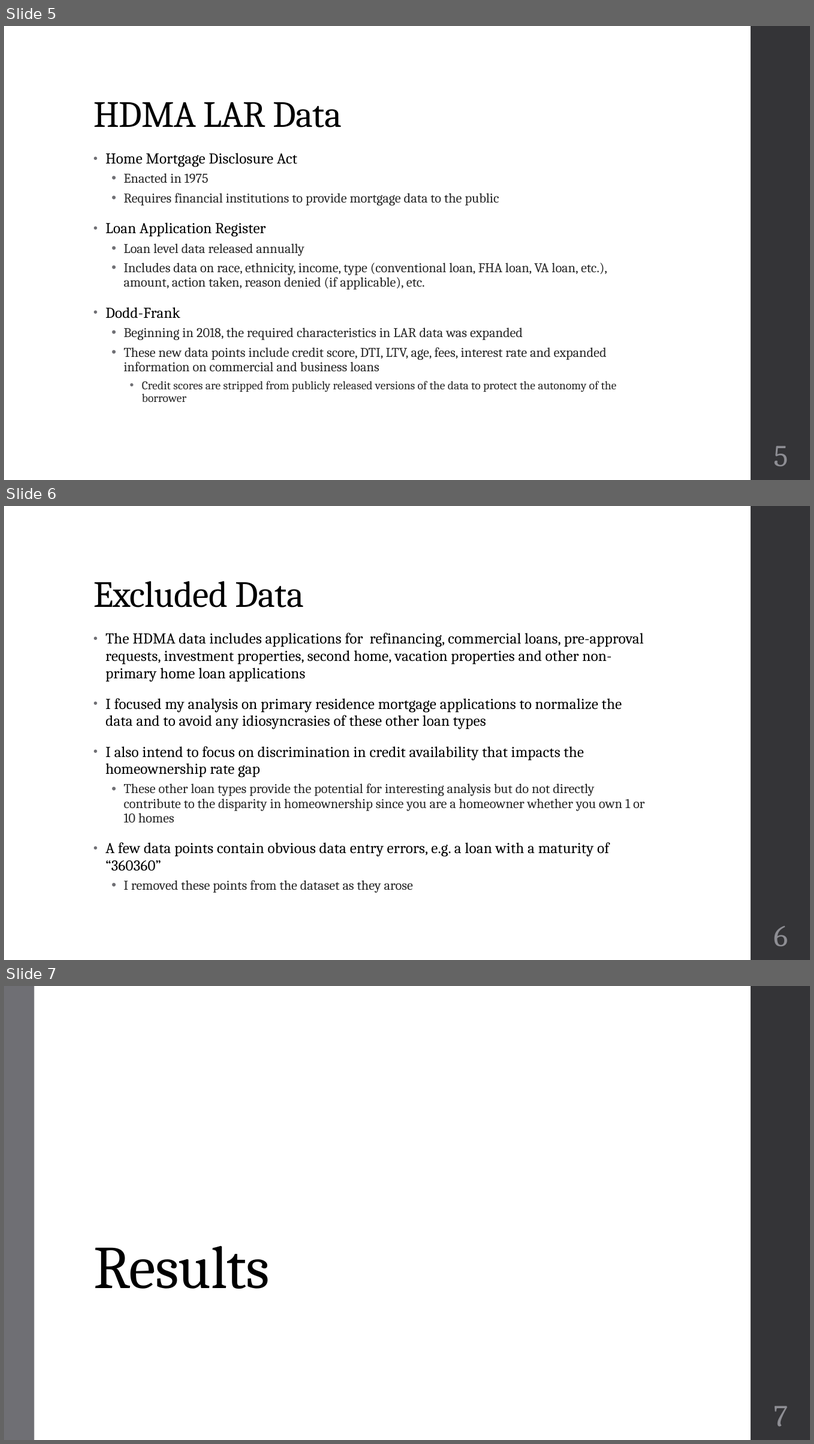
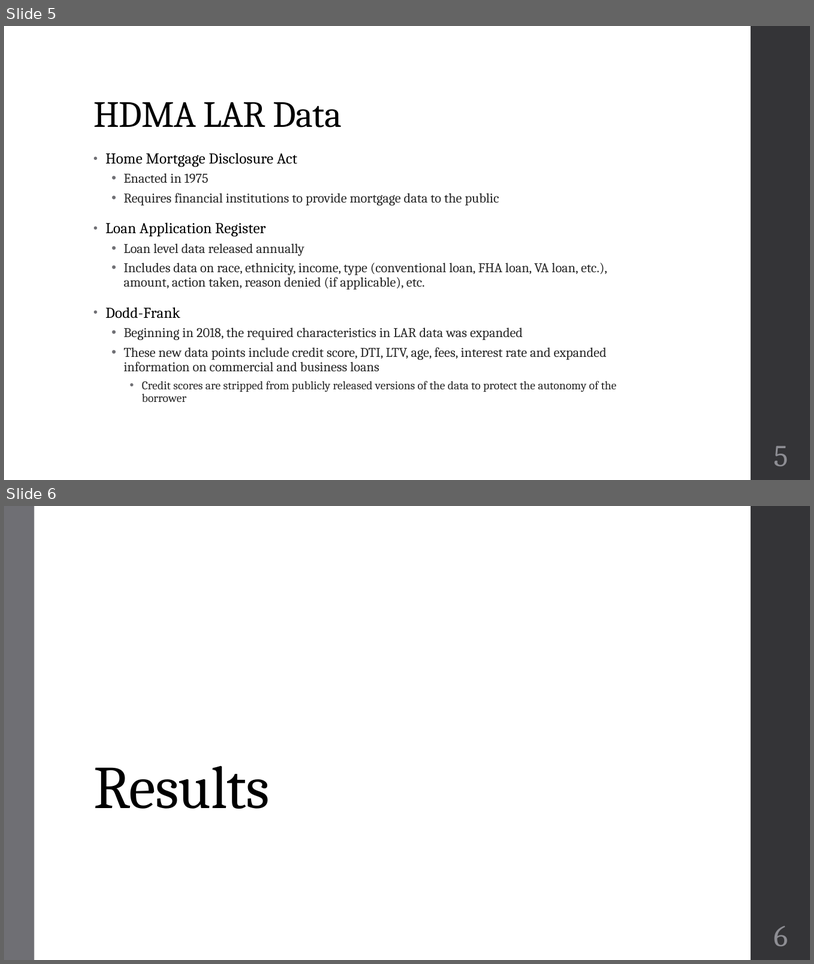
Before and after one commit to man44duke/Thesis, a slide deck: Paper/Checkpoints/02-06 Checkin.pptx. Shown one above the other, each under a label of ours: slides 5, 6 and 7 before the commit, slides 5 and 6 after it. The pictures are 814x1444 and 814x964 pixels, drawn with LibreOffice and Linux fonts; fonts in the diff are those of the drawing. Boxes give left, top, right and bottom in pixels: in the first picture for what was removed or moved away, otherwise in the second. Text is boxed around its words. In the diff, an @@ line names an element or a change of style, - is before the commit and + after.

```diff
--- a/Paper/Checkpoints/02-06 Checkin.pptx
+++ b/Paper/Checkpoints/02-06 Checkin.pptx
@@ slide 6 removed at <box>4,506,810,960</box>, background #FFFFFF; not listed: 1 template element that a slide beside it also shows @@
@@ title removed at <box>93,581,304,607</box> @@
-Excluded Data
@@ text removed at <box>105,633,645,892</box> @@
-• The HDMA data includes applications for refinancing, commercial loans, pre-approval requests, investment properties, second home, vacation properties and other non-primary home loan applications
-• I focused my analysis on primary residence mortgage applications to normalize the data and to avoid any idiosyncrasies of these other loan types
-• I also intend to focus on discrimination in credit availability that impacts the homeownership rate gap
-  • These other loan types provide the potential for interesting analysis but do not directly contribute to the disparity in homeownership since you are a homeowner whether you own 1 or 10 homes
-• A few data points contain obvious data entry errors, e.g. a loan with a maturity of “360360”
-  • I removed these points from the dataset as they arose
@@ page number removed at <box>774,925,788,946</box> @@
-6
@@ what was slide 7 is now slide 6 @@
@@ page number at <box>774,925,788,946</box>: text changed @@
-7
+6
```
Also in this commit, not shown: 2 slides added, 2 other slides removed, 6 other files.
